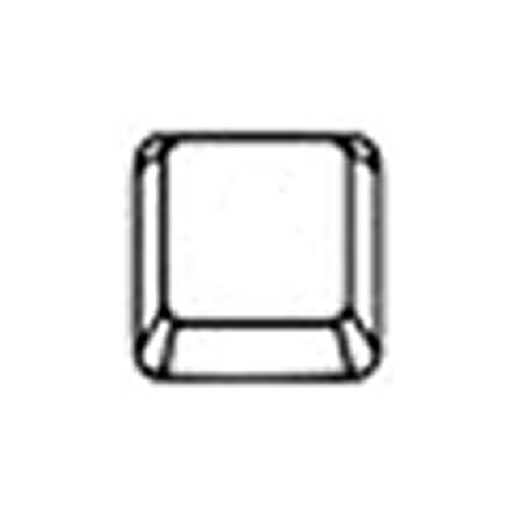
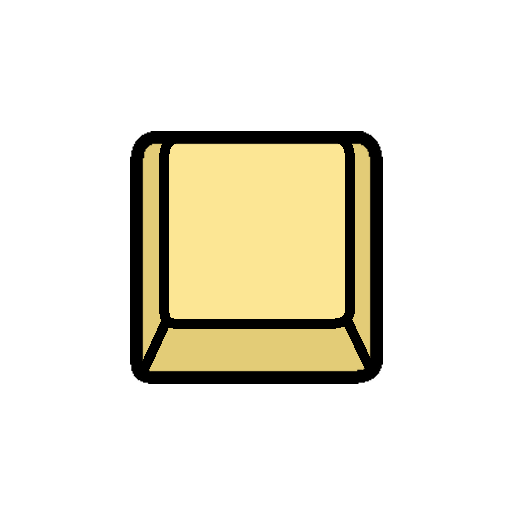
Two versions of the same layered image (512 x 512). Layer-by-layer changes:
added layer "Layer 1" above "Layer 2" over (x1=159, y1=133, x2=355, y2=329)
added layer "Layer 2" above "Layer 1 Copy" over (x1=138, y1=314, x2=376, y2=378)
added layer "Layer 1 Copy" above "Layer 3" over (x1=130, y1=131, x2=383, y2=384)
added layer "Layer 3" above "Layer 2 Copy" over (x1=136, y1=137, x2=378, y2=376)
hid "Layer 2 Copy 3" over (x1=119, y1=119, x2=393, y2=394)
